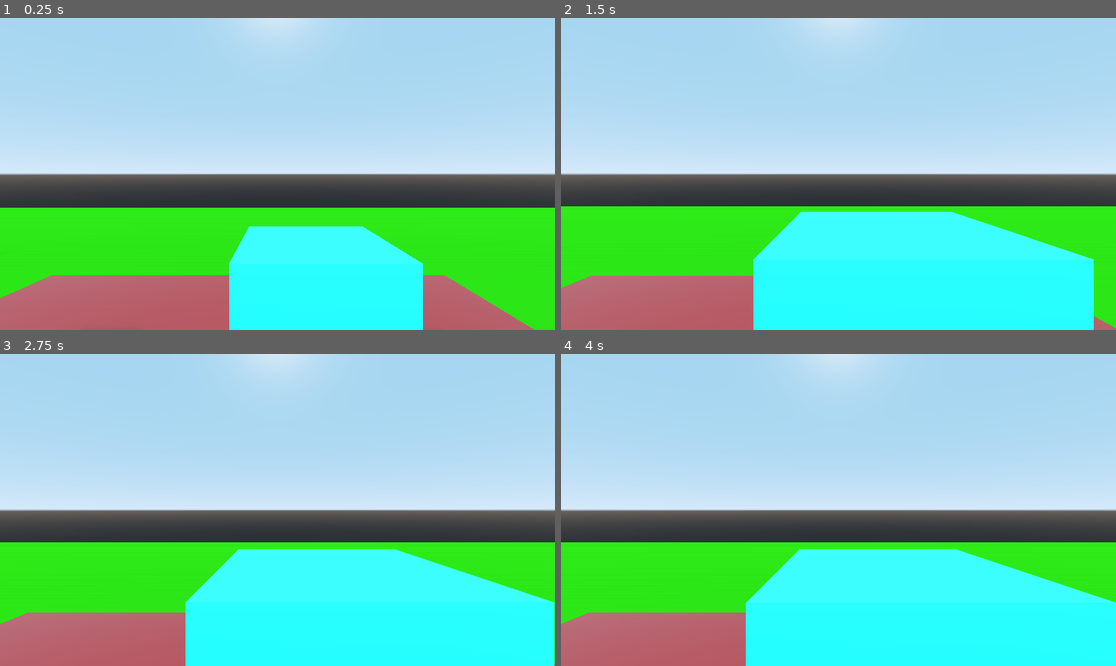
Above: before the commit, frames 1-4 (two rows, left to right).
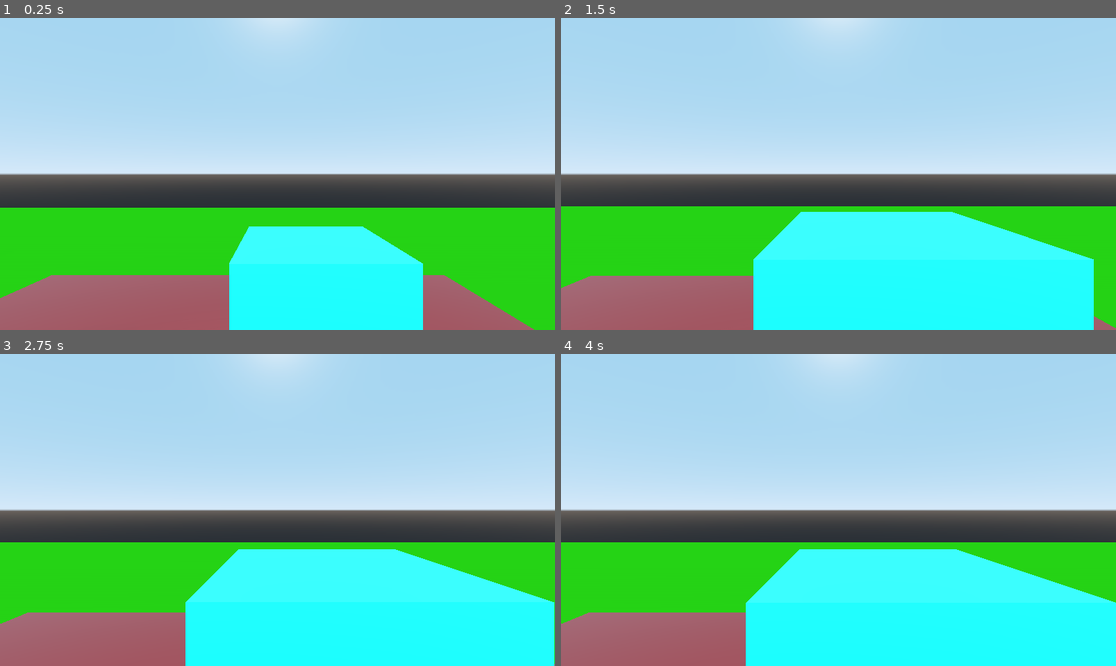
Above: after the commit, the same moments.

Repository: binaryorange/ECC
Game: Godot game, scene res://Testing.tscn
Same seed, same stepped clock (60 frames per second), same inputs: the game is played once before the commit and once after it.
Inputs (mouse positions are in pixels of both pictures, inside the frame that each line leads up to):
- Up to frame 1 (0.25 s): no input
- Up to frame 2 (1.5 s): move the mouse to (960, 158) at 0.52 s; hold Mouse wheel up (mouse_zoom_in) 0.53-1.28 s; click (960, 158) at 0.67 s; move the mouse to (727, 189) at 1.27 s; tap Mouse wheel down (mouse_zoom_out) at 1.35 s; click (727, 189) at 1.42 s
- Up to frame 3 (2.75 s): tap Enter at 2 s; move the mouse to (333, 441) at 2.02 s; hold Mouse wheel up (mouse_zoom_in) from 2.03 s (still down); click (333, 441) at 2.17 s
- Up to frame 4 (4 s): tap Space at 2.75 s; move the mouse to (810, 572) at 2.77 s; release Mouse wheel up (mouse_zoom_in) at 2.78 s; tap Mouse wheel down (mouse_zoom_out) at 2.85 s; click (810, 572) at 2.92 s; tap Enter at 3.5 s; move the mouse to (1005, 556) at 3.52 s; hold Mouse wheel up (mouse_zoom_in) from 3.53 s (still down); click (1005, 556) at 3.67 s

The runs differ from the first frame. In frame 1, 2.3% of the frame differs, in the area x 0-100%, y 61-66%; in frame 2, 2.2%; in frame 3, 2.2%; in frame 4, 2.2%.

Commit message:
IMPROVED: Player Orbiting Effect
Improved the "player orbiting" effect.

Useful message, I know...

Diff:
--- a/ECC_TPController/ECC_TPController.gd
+++ b/ECC_TPController/ECC_TPController.gd
@@ -69,7 +69,7 @@
 var rotate_back = false
 var player
 var raycast_offset
-var lerp_pos = 0
+var rot_y_angle = 0
 
 # hide these when we are running the game
 var helper_mesh
@@ -218,20 +218,17 @@
 	# update camera's rotation
 	# _look_at_player()
 
-
-
 	# rotate the camera gimbal to the player's rotation
 	if cam_right == 0 and cam_up == 0:
-		if player_right > 0.15:
-			lerp_pos = get_parent().rotation.y + 180
-		elif player_right < -0.15:
-			lerp_pos = get_parent().rotation.y - 180
-		elif player_right == 0:
-			lerp_pos = get_parent().rotation.y
-
+		if player_right > 0:
+			rot_y_angle = 1.8
+		elif player_right < 0:
+			rot_y_angle = -1.8
+
+		# rotate the camera in the direction given determined by player_right's value
+		# and only rotate when the player is not directly walking backwards "into" the camera!
 		if player_right != 0 and !player_up < -0.25:
-			# rotate the camera
-			self.rotation.y = lerp(self.rotation.y, lerp_pos, 0.00015)
+			self.rotate_y(rot_y_angle/100)
 
 
 
--- a/TestPlayer.tscn
+++ b/TestPlayer.tscn
@@ -75,6 +75,7 @@
 
 [node name="OmniLight" type="OmniLight" parent="."]
 light_color = Color( 0.490196, 0.890196, 1, 1 )
+light_energy = 1.5
 shadow_enabled = true
 omni_range = 8.0
 
--- a/Testing.tscn
+++ b/Testing.tscn
@@ -48,7 +48,8 @@
 
 [node name="DirectionalLight" type="DirectionalLight" parent="."]
 transform = Transform( 1, 0, 0, 0, 0.866025, 0.5, 0, -0.5, 0.866025, 0, 7, 0 )
-light_energy = 0.25
+light_energy = 0.01
+light_indirect_energy = 0.1
 shadow_enabled = true
 
 [node name="Ceiling" type="MeshInstance" parent="."]
